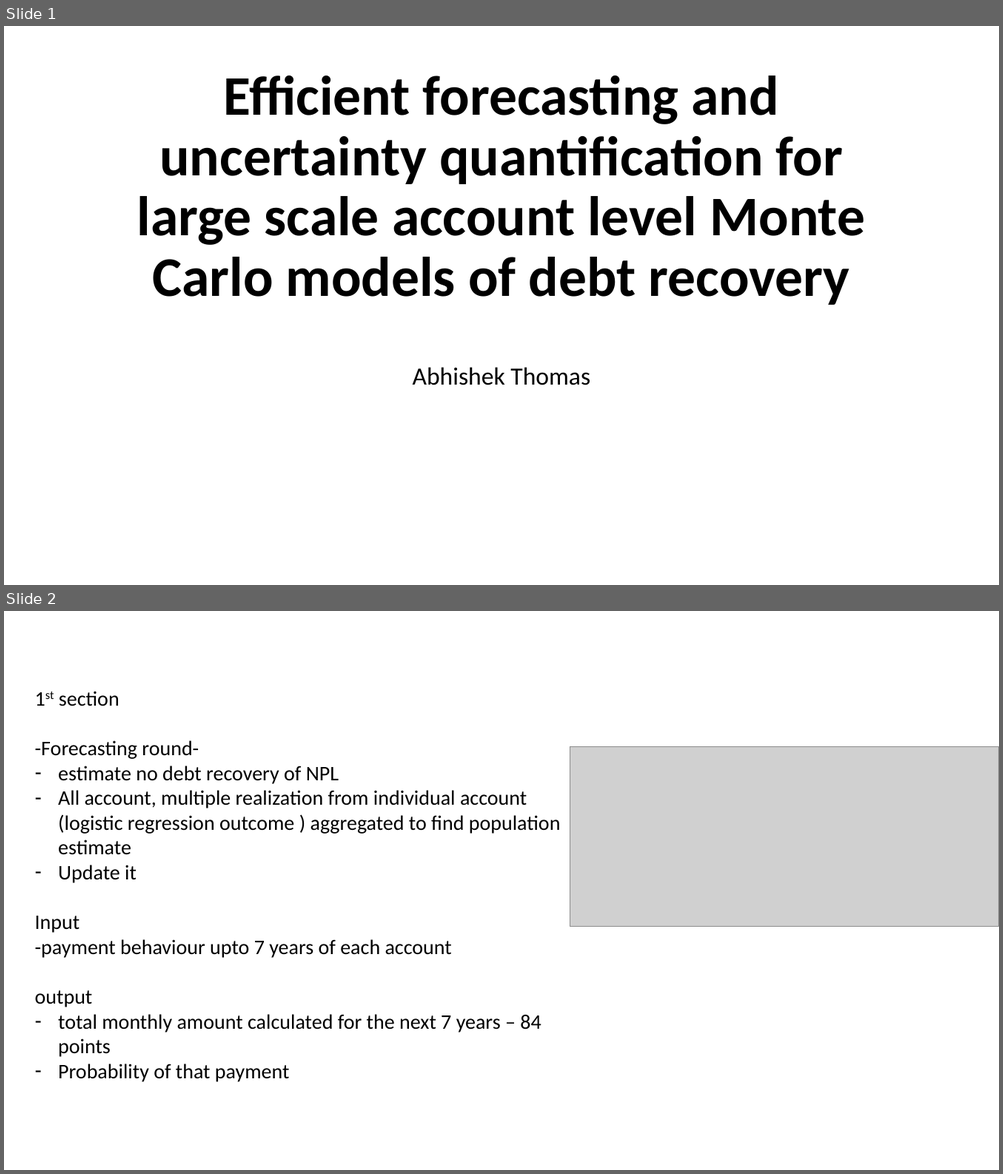
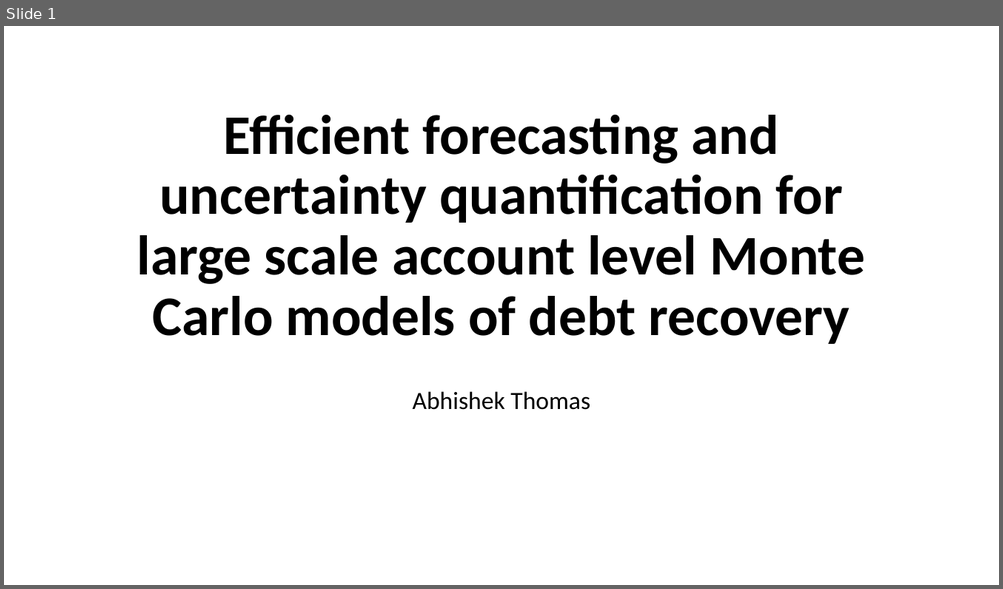
Before and after one commit to dcrey7/Interview-hackathons-assignment, a slide deck: Efficient forecasting and uncertainty quantification for large scale.pptx. Shown one above the other, each under a label of ours: slides 1 and 2 before the commit, slide 1 after it. The pictures are 1003x1174 and 1003x589 pixels, drawn with LibreOffice and Linux fonts; fonts in the diff are those of the drawing; grey boxes stand for pictures. Boxes give left, top, right and bottom in pixels: in the first picture for what was removed or moved away, otherwise in the second. Text is boxed around its words. In the diff, an @@ line names an element or a change of style, - is before the commit and + after.

```diff
--- a/Efficient forecasting and uncertainty quantification for large scale.pptx
+++ b/Efficient forecasting and uncertainty quantification for large scale.pptx
@@ slide 2 removed at [4,611,999,1170], background #FFFFFF @@
@@ text removed at [35,691,560,1082] @@
-1st section
--Forecasting round-
-– estimate no debt recovery of NPL
-– All account, multiple realization from individual account (logistic regression outcome ) aggregated to find population estimate
-– Update it
-Input
--payment behaviour upto 7 years of each account
-output
-– total monthly amount calculated for the next 7 years – 84 points
-– Probability of that payment
@@ picture removed at [570,747,999,926] @@
@@ slide 1 changed as well @@
@@ title "Efficient forecasting and uncertainty quantification ...": place and size @@
-title "Efficient forecasting and uncertainty quantification ..." at [137,76,865,305]
+title "Efficient forecasting and uncertainty quantification ..." at [137,115,865,344]
@@ subtitle "Abhishek Thomas": place and size @@
-subtitle "Abhishek Thomas" at [412,367,590,386]
+subtitle "Abhishek Thomas" at [412,392,590,410]
```
Also in this commit, not shown: 1 other slide changed, 12 slides added, 2 other slides removed.
